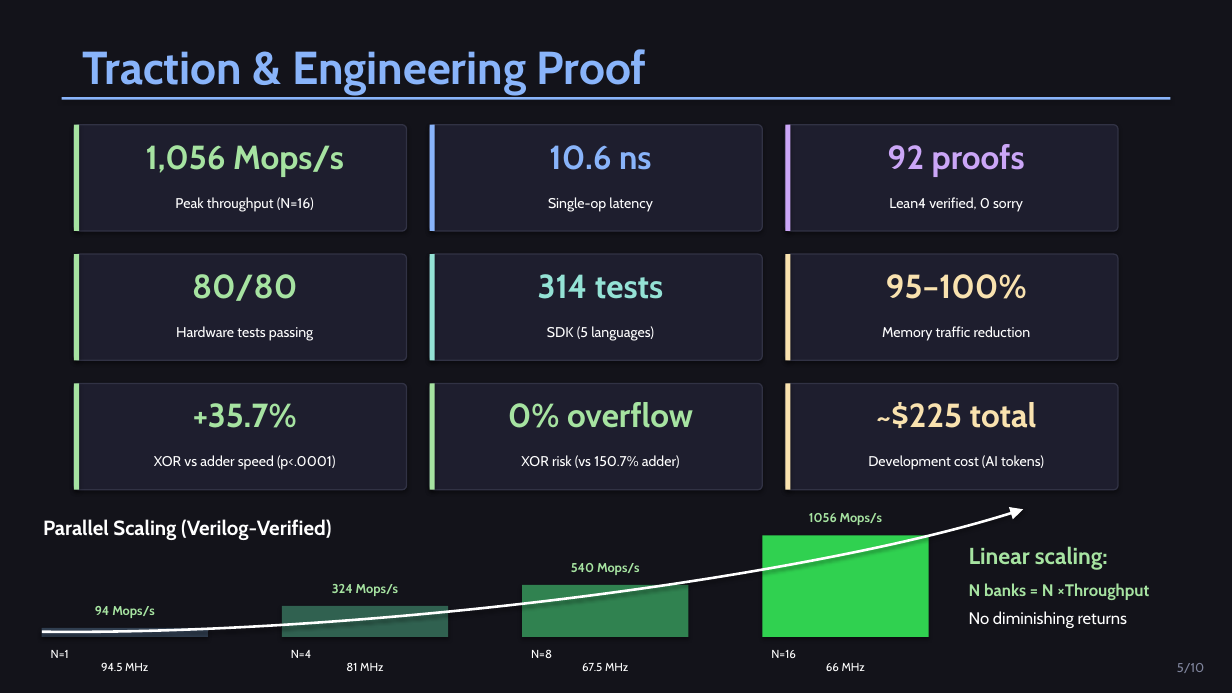
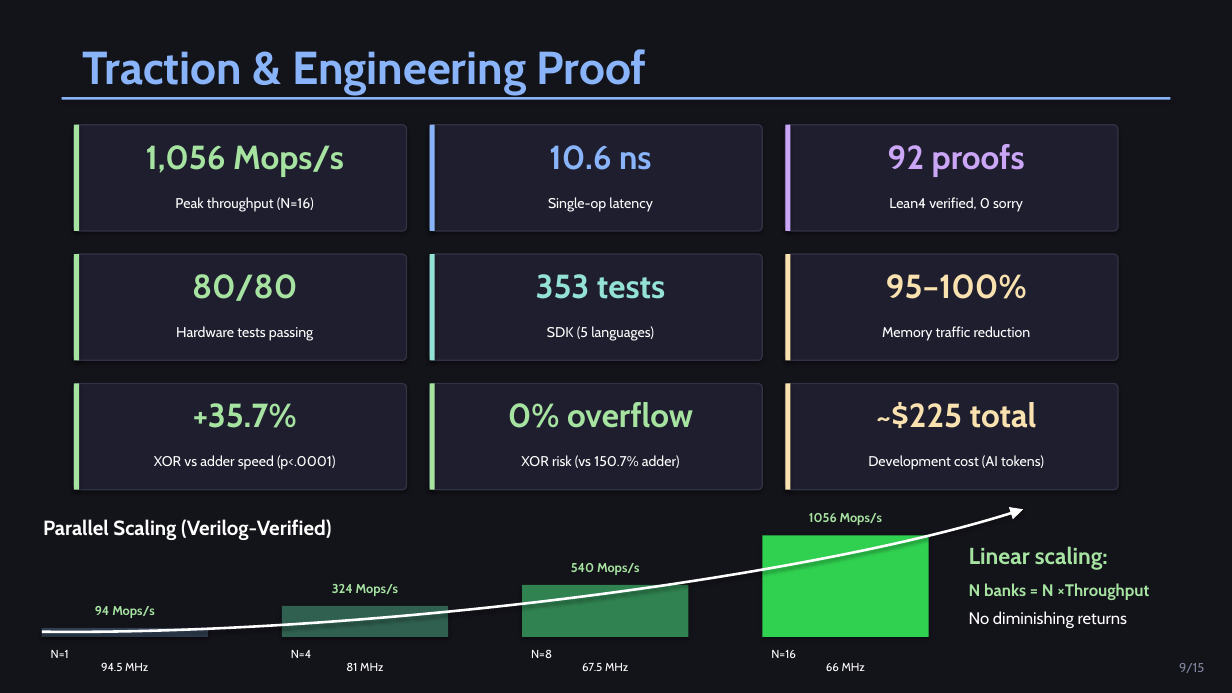
Before and after one commit to MatthewHRockwell/ATOMiK, a slide deck: slide 9 of business/pitch_deck/ATOMiK_Investor_Deck.pptx. Drawn at 1232x693 pixels with LibreOffice and Linux fonts; fonts in the diff are those of the drawing. Boxes give left, top, right and bottom in pixels: in the first picture for what was removed or moved away, otherwise in the second. Text is boxed around its words. In the diff, an @@ line names an element or a change of style, - is before the commit and + after.

```diff
--- a/business/pitch_deck/ATOMiK_Investor_Deck.pptx
+++ b/business/pitch_deck/ATOMiK_Investor_Deck.pptx
@@ text at (536, 274, 665, 299): text changed @@
-314 tests
+353 tests
@@ text at (1179, 663, 1204, 673): text changed @@
-5/10
+9/15
```
Also in this commit, not shown: 9 other slides changed, 5 slides added, 6 slides removed, 44 other files.
